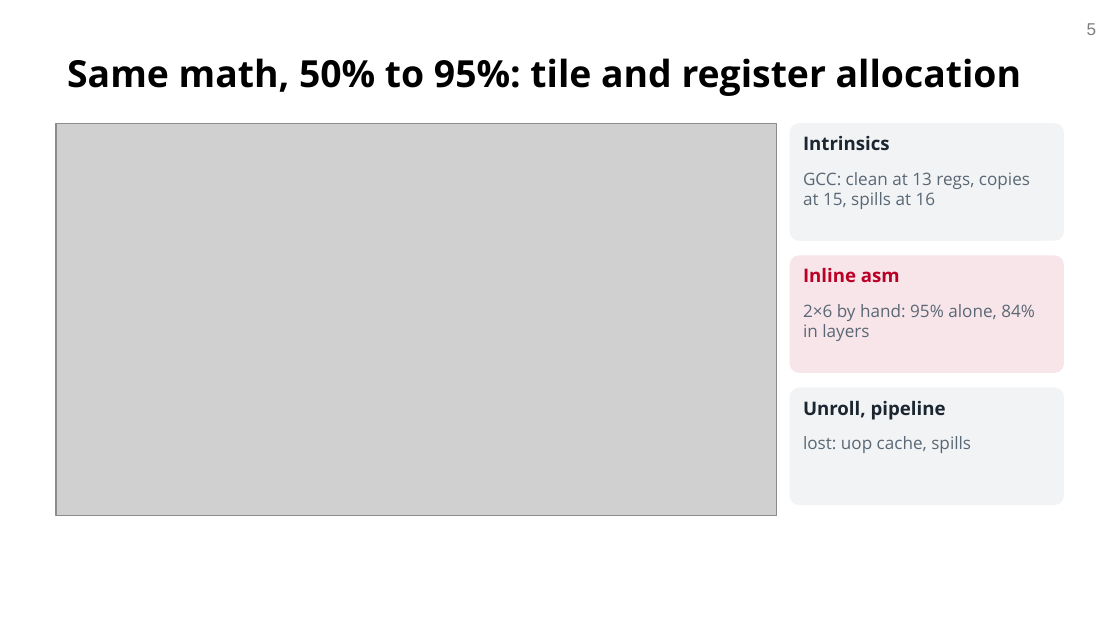
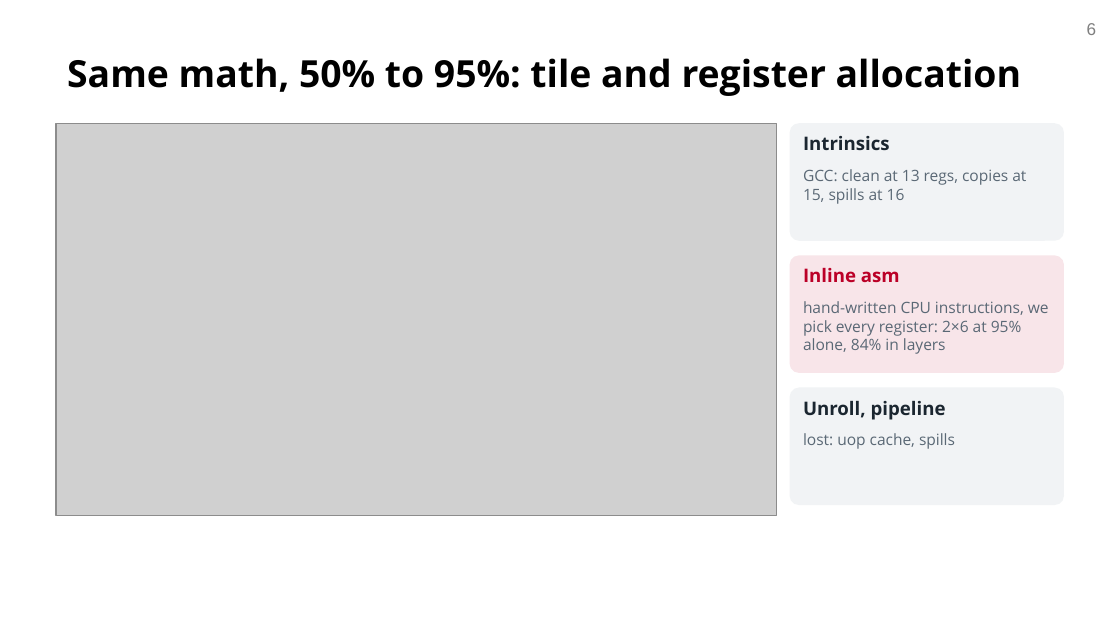
Before and after one commit to OTANK10/fast-yolov8-broadwell, a slide deck: slide 6 of docs/milestone/om/slides/om_mid_presentation_cmu.pptx (slide 5 before the commit). Drawn at 1120x630 pixels with LibreOffice and Linux fonts; fonts in the diff are those of the drawing; grey boxes stand for pictures; background and template pictures are left out. Boxes give left, top, right and bottom in pixels: in the first picture for what was removed or moved away, otherwise in the second. Text is boxed around its words. In the diff, an @@ line names an element or a change of style, - is before the commit and + after.

```diff
--- a/docs/milestone/om/slides/om_mid_presentation_cmu.pptx
+++ b/docs/milestone/om/slides/om_mid_presentation_cmu.pptx
@@ page number at [1087,23,1097,35]: text changed @@
-5
+6
@@ text "GCC: clean at 13 regs, ..." at [803,169,1026,204]: size 11 to 10 pt @@
@@ text at [803,301,1049,354]: text changed; size 11 to 10 pt @@
-2×6 by hand: 95% alone, 84% in layers
+hand-written CPU instructions, we pick every register: 2×6 at 95% alone, 84% in layers
@@ text "lost: uop cache, spills" at [803,433,955,449]: size 11 to 10 pt @@
```
Also in this commit, not shown: 4 slides added, 2 slides removed, 1 other file.
